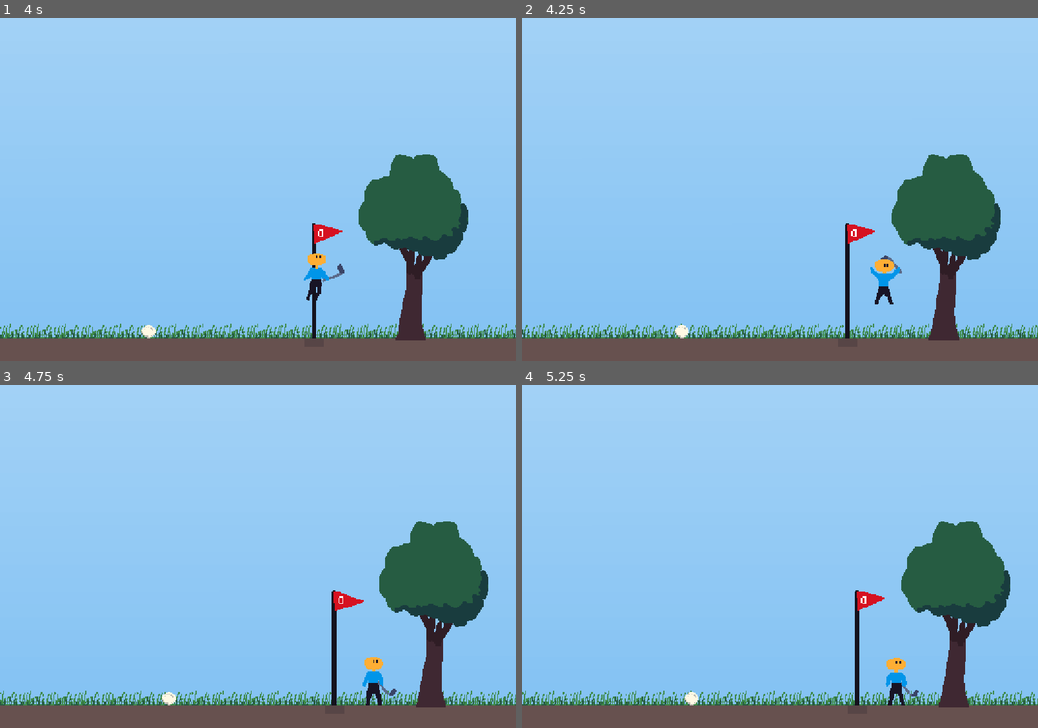
Above: before the commit, frames 1-4 (two rows, left to right).
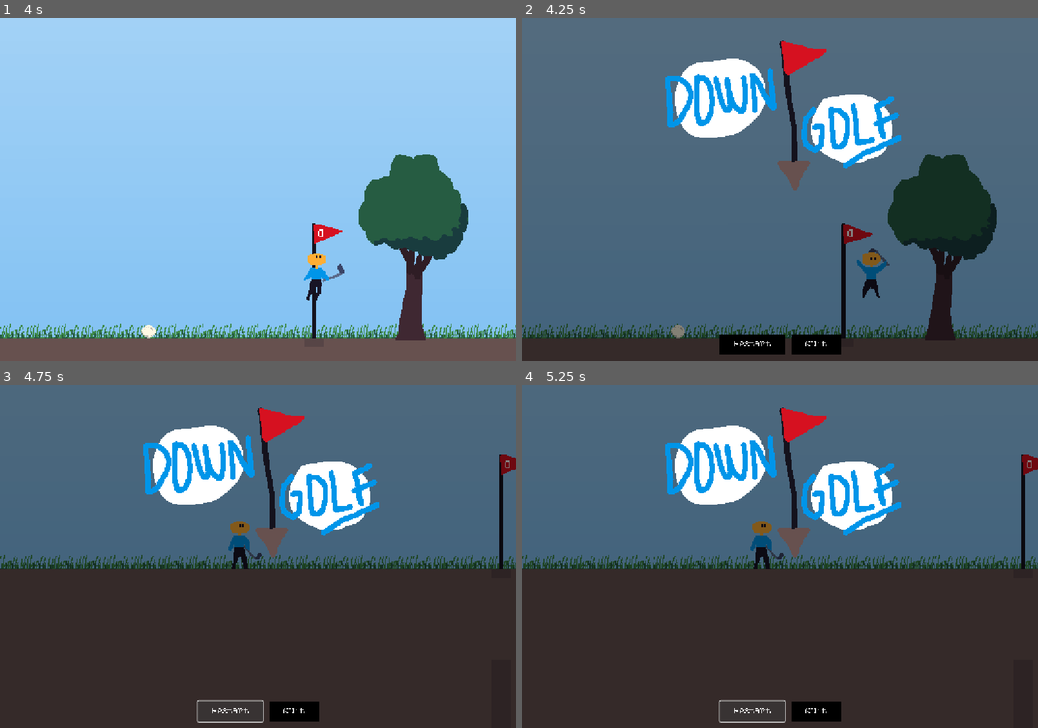
Above: after the commit, the same moments.

Repository: martindzejky/down-golf
Game: Godot game, scene res://main.tscn
Two runs of this game, one before a commit and one after it. Both use one fixed random seed, a clock stepped at 60 frames per second and the inputs below.
Inputs (mouse positions are in pixels of both pictures, inside the frame that each line leads up to):
- Up to frame 1 (4 s): hold Space (shoot) 0.53-1.28 s; hold Right (move_right) 0.53-2.03 s; tap Up (jump) at 0.77, 1.52, 3.02, 3.77 s; tap Space (shoot) at 1.35, 2.85 s; hold Left (move_left) 2.03-2.78 s; hold Space (shoot) 2.03-2.78 s; hold Right (move_right) from 2.78 s (still down); hold Space (shoot) from 3.53 s (still down)
- Up to frame 2 (4.25 s): keep holding Right (move_right); keep holding Space (shoot); tap Escape (menu, bound only after the commit) at 4.15 s
- Up to frame 3 (4.75 s): release Right (move_right) at 4.25 s; release Space (shoot) at 4.25 s; click (232, 710) at 4.25 s, where only the run after the commit has a clickable "Restart"
- Up to frame 4 (5.25 s): click (754, 710) at 5 s, where only the run after the commit has a clickable "Restart"

Frame 1 is identical in both runs. In frame 2, 100% of the frame differs, in the area x 0-100%, y 0-100%; in frame 3, 99%; in frame 4, 99%.

Commit message:
main menu and cover image

Diff:
--- /dev/null
+++ b/autoload/main_menu.gd
@@ -0,0 +1,22 @@
+extends Node
+
+@export var menu: Node
+
+func _ready():
+  # Make sure the menu is initially hidden
+  menu.visible = false
+
+func _process(_delta):
+  if Input.is_action_just_pressed('menu'):
+    toggle_menu()
+
+func toggle_menu():
+  # Toggle the menu visibility
+  menu.visible = !menu.visible
+
+  # Toggle the game pause state
+  get_tree().paused = menu.visible
+
+
+func _on_restart_pressed() -> void:
+  toggle_menu()
--- /dev/null
+++ b/autoload/main_menu.tscn
@@ -0,0 +1,16 @@
+[gd_scene load_steps=3 format=3 uid="uid://dsrvf83mvpt30"]
+
+[ext_resource type="Script" uid="uid://cea4fyo2i54k" path="res://autoload/main_menu.gd" id="1_5adwk"]
+[ext_resource type="PackedScene" uid="uid://b2rj8ibqg7pqw" path="res://ui/menu.tscn" id="2_xwdye"]
+
+[node name="main_menu" type="Node" node_paths=PackedStringArray("menu")]
+process_mode = 3
+script = ExtResource("1_5adwk")
+menu = NodePath("menu")
+
+[node name="menu" parent="." instance=ExtResource("2_xwdye")]
+visible = false
+
+[connection signal="pressed" from="menu/full/buttons_margin/buttons/restart" to="." method="_on_restart_pressed"]
+
+[editable path="menu"]
--- a/project.godot
+++ b/project.godot
@@ -18,13 +18,14 @@
 boot_splash/bg_color=Color(0, 0, 0, 1)
 boot_splash/fullsize=false
 boot_splash/use_filter=false
-boot_splash/image="uid://b826vxpufkqdm"
+boot_splash/image="uid://bpvo4sdi8qpgh"
 config/icon="uid://b826vxpufkqdm"
-boot_splash/minimum_display_time=1000
+boot_splash/minimum_display_time=2000
 
 [autoload]
 
 ClearColor="*res://autoload/clear_color.gd"
+MainMenu="*res://autoload/main_menu.tscn"
 
 [display]
 
@@ -41,6 +42,7 @@
 
 [gui]
 
+theme/custom="uid://bhif2bgbg412r"
 theme/custom_font="uid://b2v7ixfoxmshv"
 theme/default_font_antialiasing=0
 theme/default_font_hinting=0
@@ -71,6 +73,11 @@
 "events": [Object(InputEventKey,"resource_local_to_scene":false,"resource_name":"","device":-1,"window_id":0,"alt_press …(191 unchanged characters)…
 ]
 }
+menu={
+"deadzone": 0.5,
+"events": [Object(InputEventKey,"resource_local_to_scene":false,"resource_name":"","device":-1,"window_id":0,"alt_pressed":false,"shift_pressed":false,"ctrl_pressed":false,"meta_pressed":false,"pressed":false,"keycode":4194305,"physical_keycode":0,"key_label":0,"unicode":0,"location":0,"echo":false,"script":null)
+]
+}
 
 [layer_names]
 
--- /dev/null
+++ b/ui/menu.gd
@@ -0,0 +1,7 @@
+extends CanvasLayer
+
+func _on_restart_pressed():
+  get_tree().reload_current_scene()
+
+func _on_quit_pressed():
+  get_tree().quit()
--- /dev/null
+++ b/ui/menu.tscn
@@ -0,0 +1,62 @@
+[gd_scene load_steps=3 format=3 uid="uid://b2rj8ibqg7pqw"]
+
+[ext_resource type="Texture2D" uid="uid://bv85e0nqd5rpq" path="res://sprites/logo.png" id="1_bwjgb"]
+[ext_resource type="Script" uid="uid://dgxyi83id5yrl" path="res://ui/menu.gd" id="1_udkah"]
+
+[node name="menu" type="CanvasLayer"]
+process_mode = 3
+script = ExtResource("1_udkah")
+
+[node name="panel" type="Panel" parent="."]
+anchors_preset = 15
+anchor_right = 1.0
+anchor_bottom = 1.0
+grow_horizontal = 2
+grow_vertical = 2
+
+[node name="container" type="VBoxContainer" parent="panel"]
+layout_mode = 1
+anchors_preset = 15
+anchor_right = 1.0
+anchor_bottom = 1.0
+grow_horizontal = 2
+grow_vertical = 2
+
+[node name="logo_margin" type="MarginContainer" parent="panel/container"]
+layout_mode = 2
+size_flags_vertical = 4
+
+[node name="logo_center" type="CenterContainer" parent="panel/container/logo_margin"]
+layout_mode = 2
+
+[node name="sprite" type="TextureRect" parent="panel/container/logo_margin/logo_center"]
+layout_mode = 2
+size_flags_horizontal = 4
+size_flags_vertical = 4
+texture = ExtResource("1_bwjgb")
+
+[node name="levels" type="MarginContainer" parent="panel/container"]
+layout_mode = 2
+size_flags_vertical = 3
+
+[node name="flow" type="HFlowContainer" parent="panel/container/levels"]
+layout_mode = 2
+size_flags_vertical = 3
+
+[node name="buttons_margin" type="MarginContainer" parent="panel/container"]
+layout_mode = 2
+
+[node name="buttons" type="HBoxContainer" parent="panel/container/buttons_margin"]
+layout_mode = 2
+alignment = 1
+
+[node name="restart" type="Button" parent="panel/container/buttons_margin/buttons"]
+layout_mode = 2
+text = "Restart"
+
+[node name="quit" type="Button" parent="panel/container/buttons_margin/buttons"]
+layout_mode = 2
+text = "Quit"
+
+[connection signal="pressed" from="panel/container/buttons_margin/buttons/restart" to="." method="_on_restart_pressed"]
+[connection signal="pressed" from="panel/container/buttons_margin/buttons/quit" to="." method="_on_quit_pressed"]
--- /dev/null
+++ b/ui/theme.tres
@@ -0,0 +1,22 @@
+[gd_resource type="Theme" load_steps=3 format=3 uid="uid://bhif2bgbg412r"]
+
+[sub_resource type="StyleBoxFlat" id="StyleBoxFlat_denks"]
+content_margin_left = 32.0
+content_margin_top = 16.0
+content_margin_right = 32.0
+content_margin_bottom = 16.0
+bg_color = Color(0, 0, 0, 1)
+
+[sub_resource type="StyleBoxFlat" id="StyleBoxFlat_rqugq"]
+bg_color = Color(0, 0, 0, 0.486275)
+
+[resource]
+BoxContainer/constants/separation = 16
+Button/styles/normal = SubResource("StyleBoxFlat_denks")
+FlowContainer/constants/h_separation = 16
+FlowContainer/constants/v_separation = 16
+MarginContainer/constants/margin_bottom = 16
+MarginContainer/constants/margin_left = 16
+MarginContainer/constants/margin_right = 16
+MarginContainer/constants/margin_top = 16
+Panel/styles/panel = SubResource("StyleBoxFlat_rqugq")
Not shown, added: autoload/main_menu.gd.uid
Binary file added: sprites/cover.aseprite
Binary file added: sprites/cover.png
Not shown, added: sprites/cover.png.import
Binary file added: sprites/logo.aseprite
Binary file added: sprites/logo.png
Not shown, added: sprites/logo.png.import
Not shown, added: ui/menu.gd.uid
